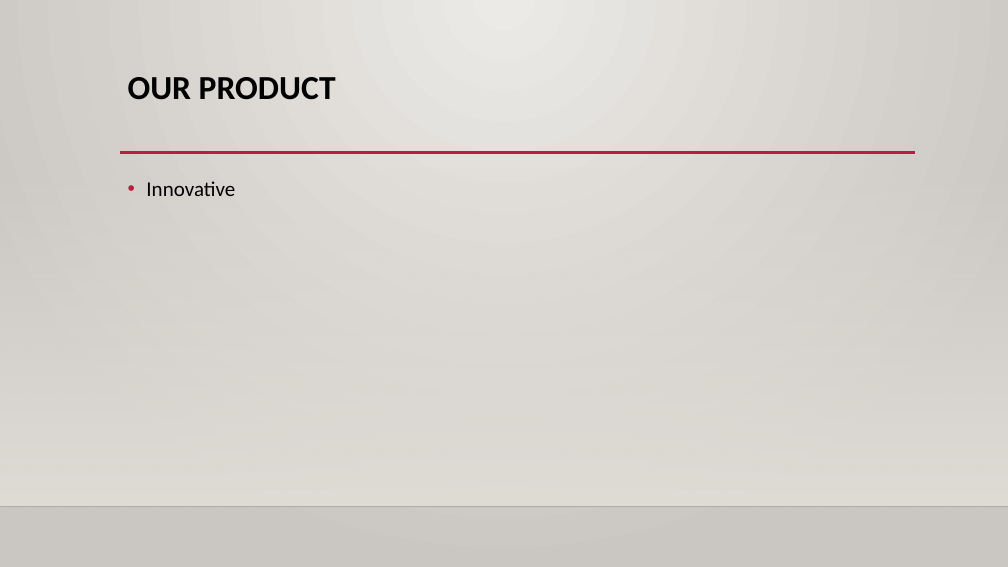
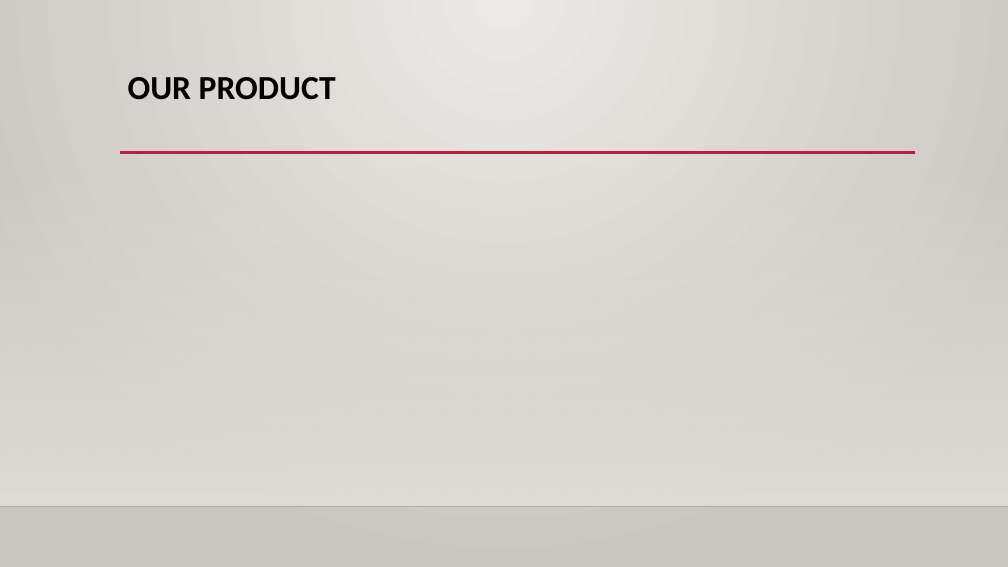
Before and after one commit to bournemouth2016/team-5, a slide deck: slide 5 of assets/Save the children – cost of the diet.pptx (slide 4 before the commit). Drawn at 1008x567 pixels with LibreOffice and Linux fonts; fonts in the diff are those of the drawing; background and template pictures are left out. Boxes give left, top, right and bottom in pixels: in the first picture for what was removed or moved away, otherwise in the second. Text is boxed around its words. In the diff, an @@ line names an element or a change of style, - is before the commit and + after.

```diff
--- a/assets/Save the children – cost of the diet.pptx
+++ b/assets/Save the children – cost of the diet.pptx
@@ text removed at box(146, 181, 235, 196) @@
-• Innovative
```
Also in this commit, not shown: 2 other slides changed, 2 slides added, 1 slide removed.
